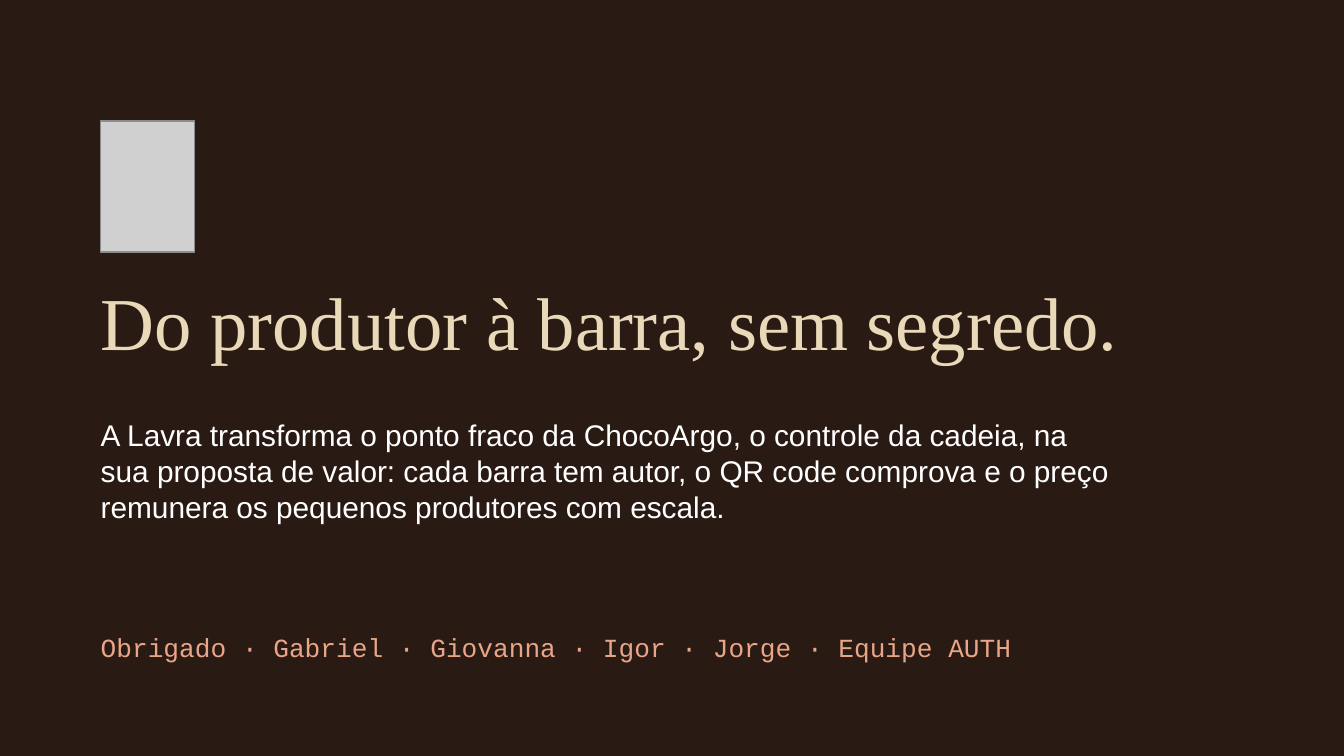
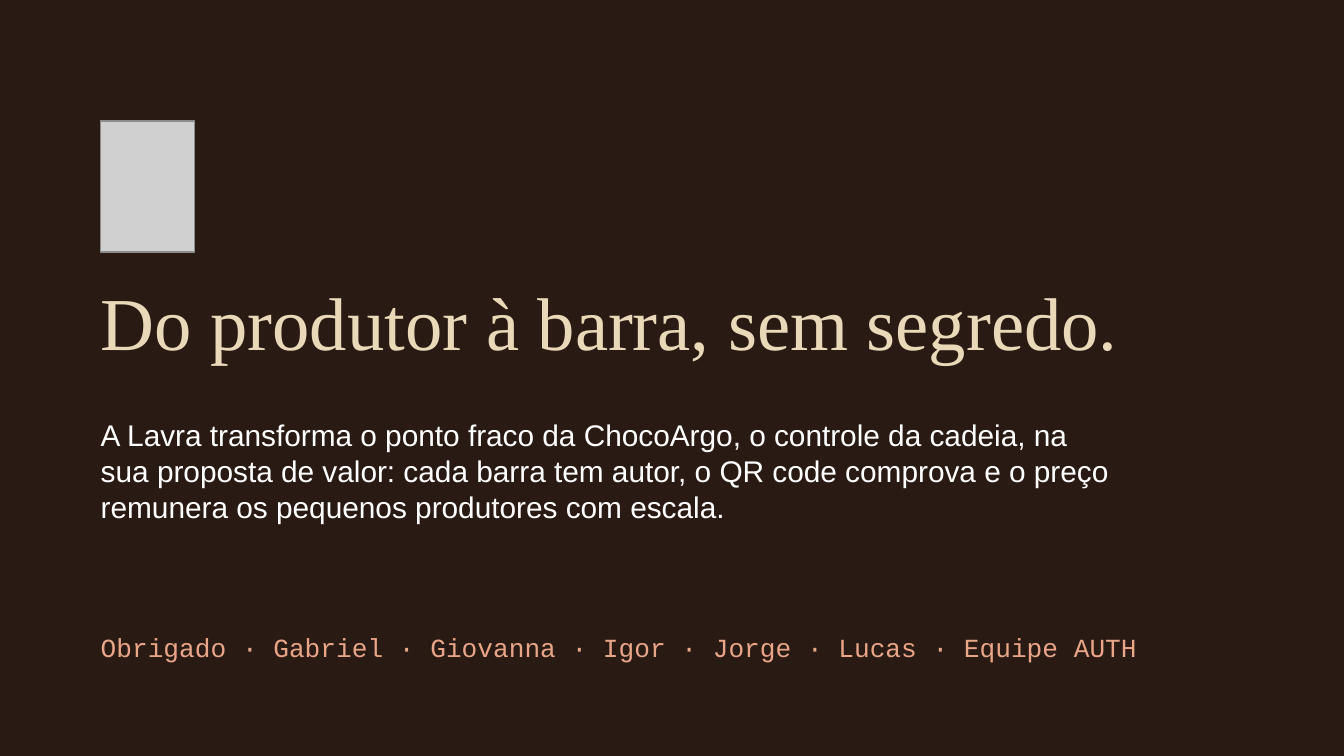
Before and after one commit to Equipe-Auth/auth-portfolio, a slide deck: slide 9 of lavra/Lavra-Apresentacao-AUTH.pptx. Drawn at 1344x756 pixels with LibreOffice and Linux fonts; fonts in the diff are those of the drawing; grey boxes stand for pictures. Boxes give left, top, right and bottom in pixels: in the first picture for what was removed or moved away, otherwise in the second. Text is boxed around its words. In the diff, an @@ line names an element or a change of style, - is before the commit and + after.

```diff
--- a/lavra/Lavra-Apresentacao-AUTH.pptx
+++ b/lavra/Lavra-Apresentacao-AUTH.pptx
@@ text at [101, 639, 1137, 663]: text changed @@
-Obrigado · Gabriel · Giovanna · Igor · Jorge · Equipe AUTH
+Obrigado · Gabriel · Giovanna · Igor · Jorge · Lucas · Equipe AUTH
```
Also in this commit, not shown: 1 other slide changed, 7 other files.
